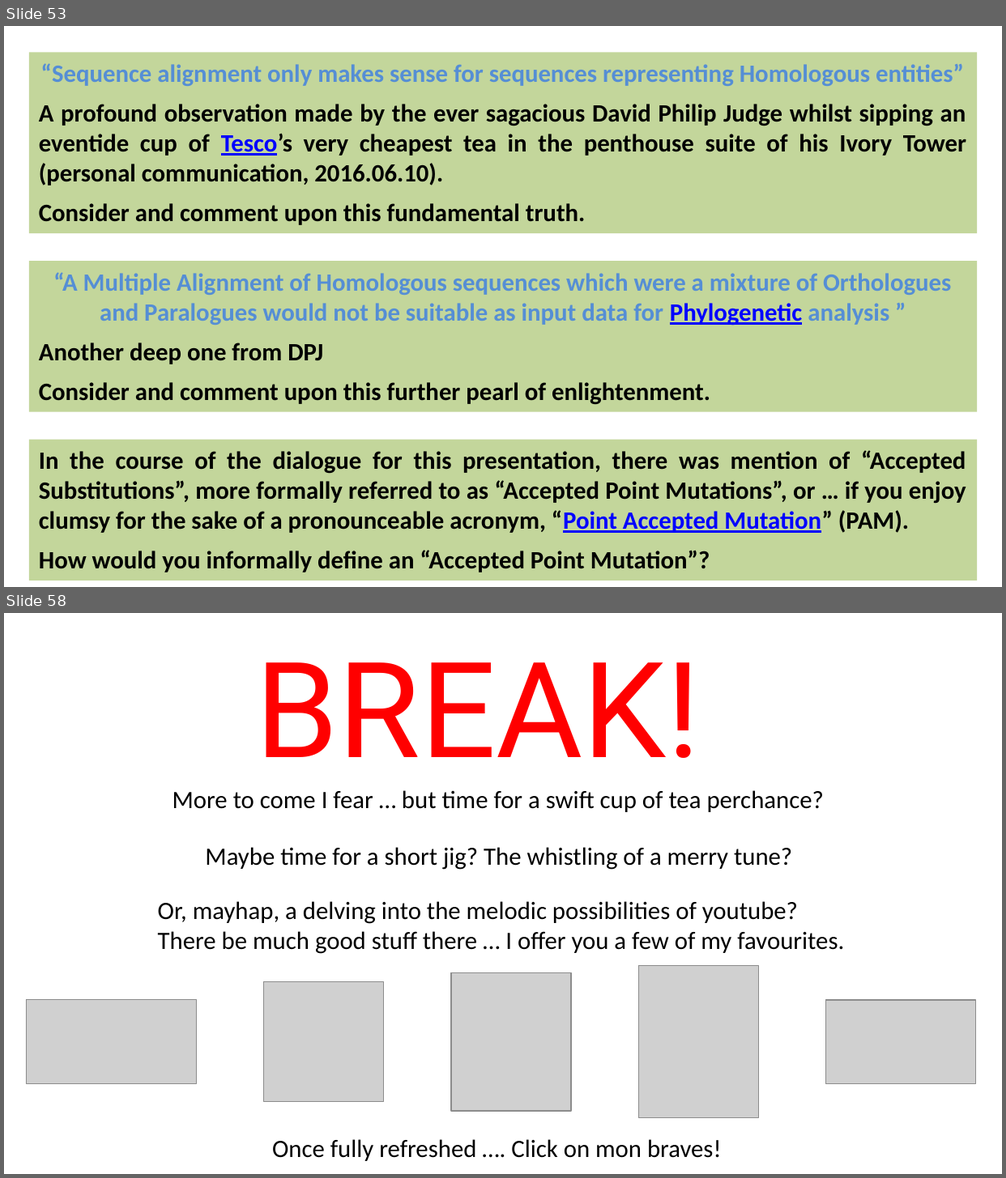
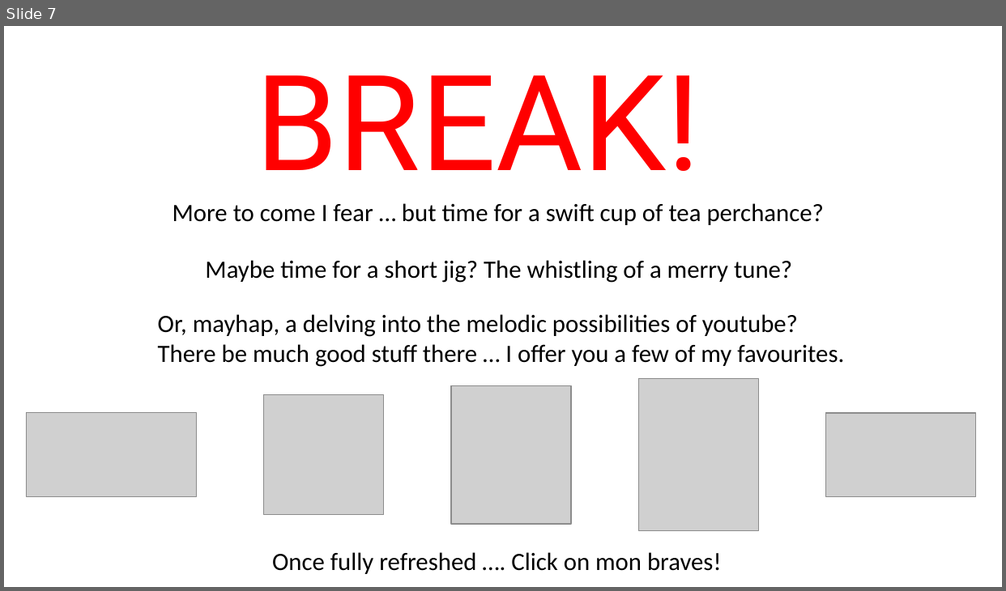
Before and after one commit to BioinformaticsTraining/Introduction-to-Bioinformatics, a slide deck: Presentations/01-Bioinformatics_Topics_Full/Part00/01-Bioinformatics_Topics.pptx. Shown one above the other, each under a label of ours: slides 53 and 58 before the commit, slide 7 after it; the slides between them are not shown. The pictures are 1006x1178 and 1006x591 pixels, drawn with LibreOffice and Linux fonts; fonts in the diff are those of the drawing; grey boxes stand for pictures. Boxes give left, top, right and bottom in pixels: in the first picture for what was removed or moved away, otherwise in the second. Text is boxed around its words. In the diff, an @@ line names an element or a change of style, - is before the commit and + after.

```diff
--- a/Presentations/01-Bioinformatics_Topics_Full/Part00/01-Bioinformatics_Topics.pptx
+++ b/Presentations/01-Bioinformatics_Topics_Full/Part00/01-Bioinformatics_Topics.pptx
@@ slide 53 removed at <box>4,26,1002,587</box>, background #FFFFFF @@
@@ rectangle removed at <box>29,52,977,233</box> @@
-“Sequence alignment only makes sense for sequences representing Homologous entities”
-A profound observation made by the ever sagacious David Philip Judge whilst sipping an eventide cup of Tesco’s very cheapest tea in the penthouse suite of his Ivory Tower (personal communication, 2016.06.10).
-Consider and comment upon this fundamental truth.
@@ rectangle removed at <box>29,262,977,412</box> @@
-“A Multiple Alignment of Homologous sequences which were a mixture of Orthologues and Paralogues would not be suitable as input data for Phylogenetic analysis ”
-Another deep one from DPJ
-Consider and comment upon this further pearl of enlightenment.
@@ rectangle removed at <box>29,440,977,581</box> @@
-In the course of the dialogue for this presentation, there was mention of “Accepted Substitutions”, more formally referred to as “Accepted Point Mutations”, or … if you enjoy clumsy for the sake of a pronounceable acronym, “Point Accepted Mutation” (PAM).
-How would you informally define an “Accepted Point Mutation”?
@@ what was slide 58 is now slide 7 @@
```
Also in this commit, not shown: 1 slide added, 51 other slides removed, 1 other file.
